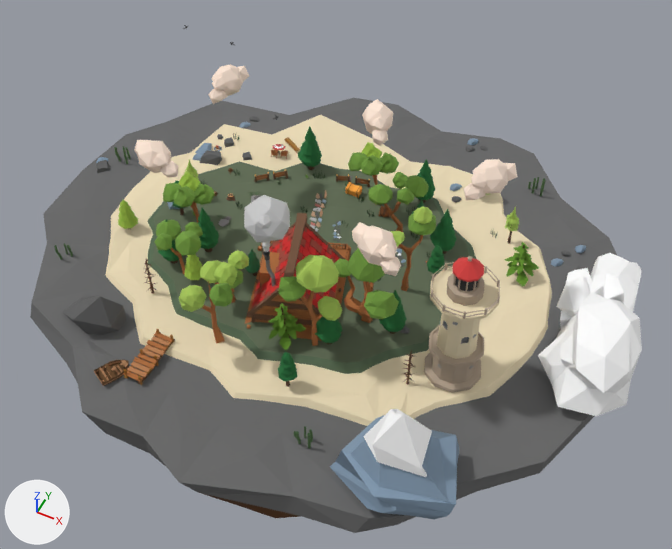
A saved change to the glTF model public/models/island/Floating Port.glb.
Rendered twice from a 50 mm camera at (14.8, -33.0, 40.8) aimed at (0.0, -3.2, 3.6). Arrows for +X, +Y and +Z are at lower left; the lights stay in place. Where no turn or scale is listed for an object, it has been applied to the vertices.
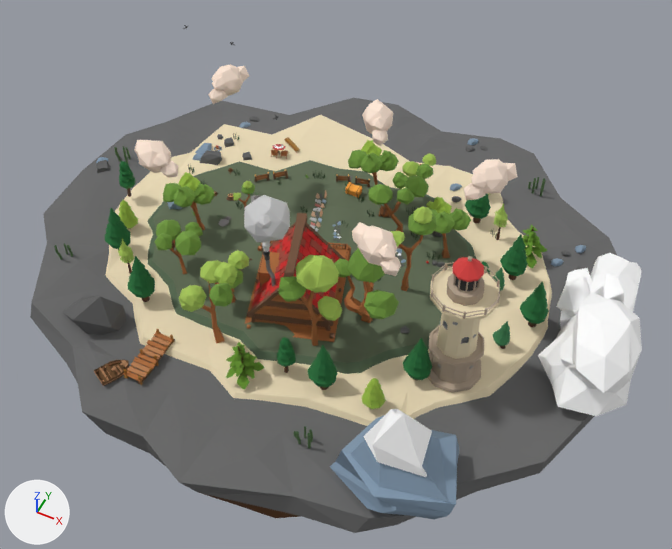
Location of each change, (x1, y1, x2, y2) in pixels of the pictures (672 x 549 px):
'Tree_4 (1)', moved: before (268, 303, 306, 350); after (226, 342, 264, 389)
'Tree_1 (6)', moved: before (430, 209, 457, 254); after (500, 234, 528, 280)
'Tree_1 (5)', moved: before (298, 126, 322, 170); after (520, 282, 549, 327)
'Tree_1', moved: before (315, 316, 342, 344); after (308, 345, 338, 390)
'Tree_1 (2)', moved: before (379, 290, 407, 334); after (403, 338, 433, 380)
'M_Tree 3-1', moved: before (348, 142, 399, 205); after (348, 140, 399, 185)
'Tree_1 (3)', moved: before (198, 207, 219, 252); after (105, 208, 131, 250)
'Tree_4', moved: before (505, 242, 539, 286); after (523, 225, 547, 268)
'M_Tree 3 (1)', added: after (429, 197, 471, 258)
'Tree_1 (4)', moved: before (158, 219, 183, 264); after (128, 256, 155, 302)
'Tree_3', moved: before (184, 254, 202, 280); after (362, 378, 386, 409)
'Tree_1 (1)', moved: before (416, 159, 435, 202); after (465, 194, 491, 223)
'Tree_6 (2)', moved: before (278, 352, 297, 387); after (277, 337, 296, 373)
'M_Tree 2 (1)', added: after (402, 153, 436, 179)
'Tree_5', moved: before (505, 206, 519, 243); after (494, 203, 508, 240)
'Tree_6', moved: before (173, 180, 185, 216); after (119, 161, 135, 197)
'Tree_6 (1)', moved: before (427, 245, 445, 276); after (482, 262, 490, 274)
'Tree_5 (1)', moved: before (184, 160, 199, 180); after (118, 239, 134, 273)
'Tree_2 (1)', moved: before (245, 249, 260, 276); after (492, 267, 505, 291)
'Tree_2', moved: before (411, 200, 425, 214); after (493, 321, 510, 349)
'M_Tree 7 (1)', added: after (233, 180, 255, 208)
'Trunk_1 (1)', deleted: before (402, 350, 415, 384)
'Trunk_1', deleted: before (144, 259, 156, 293)
'M_Tree_4 (1)', added: after (426, 201, 433, 208)

The edits, one by one:
Object 'M_Tree 3-1' (ob_m_tree_3_1) moves from (0.448, 1.015, 5.551) to (0.37, 1.15, 5.58).
Object 'Tree_1' (ob_tree_1) moves from (1.68, -3.064, 2.554) to (2.35, -4.78, 2.47).
Object 'Tree_1 (1)' (ob_tree_1__1) moves from (1.832, 5.133, 2.554) to (4.2, 5.133, 2.554).
Object 'Tree_1 (2)' (ob_tree_1__2) moves from (3.522, -1.618, 2.582) to (5.1, -2.99, 2.38).
Object 'Tree_1 (3)' (ob_tree_1__3) moves from (-4.551, -1.162, 2.624) to (-7.654, -2.607, 2.512).
Object 'Tree_1 (4)' (ob_tree_1__4) moves from (-5.404, -2.277, 2.603) to (-5.404, -4.27, 2.54).
Object 'Tree_1 (5)' (ob_tree_1__5) moves from (-3.177, 4.838, 2.596) to (7.91, 1.07, 2.5).
Object 'Tree_1 (6)' (ob_tree_1__6) moves from (3.649, 2.85, 2.591) to (6.51, 2.85, 2.591).
Object 'Tree_2' (ob_tree_2) moves from (2.281, 3.789, 2.592) to (7.29, -0.41, 2.49).
Object 'Tree_2 (1)' (ob_tree_2__1) moves from (-2.31, -1.452, 2.613) to (6.247, 1.936, 2.449).
Object 'Tree_3' (ob_tree_3) moves from (-4.178, -2.665, 2.593) to (4.23, -4.76, 2.48).
Object 'Tree_4' (ob_tree_4) moves from (6.686, 3.265, 2.379) to (6.686, 4.29, 2.379).
Object 'Tree_4 (1)' (ob_tree_4__1) moves from (0.253, -3.56, 2.685) to (-0.34, -5.52, 2.41).
Object 'Tree_5' (ob_tree_5) moves from (5.775, 4.541, 2.555) to (5.31, 4.541, 2.555).
Object 'Tree_5 (1)' (ob_tree_5__1) moves from (-6.627, 1.15, 2.714) to (-6.627, -3.456, 2.48).
Object 'Tree_6' (ob_tree_6) moves from (-6.469, 0.0109, 2.696) to (-9.03, 0.0109, 2.696).
Object 'Tree_6 (1)' (ob_tree_6__1) moves from (3.934, 1.37, 2.625) to (5.74, 1.37, 2.625).
Object 'Tree_6 (2)' (ob_tree_6__2) moves from (1.256, -5.309, 2.482) to (0.91, -4.78, 2.482).
Object 'Trunk_1' (ob_trunk_1) is deleted.
Object 'Trunk_1 (1)' (ob_trunk_1__1) is deleted.
Object 'M_Tree 7 (1)' (ob_m_tree_7__1) is new; it shows me_m_tree_7.
Its parent is ob_flaotingbase.
Its location is (-5.16, -3.61, 5.43).
Its rotation in degrees is (0.6, -4.2, 91).
Its scale is (0.372, 0.372, 0.372).
Object 'M_Tree_4 (1)' (ob_m_tree_4__1) is new; it shows me_m_tree_4.
Its parent is ob_flaotingbase.
Its location is (3.471, 0.0356, 5.4).
Its rotation in degrees is (1.5, 4.1, 137).
Its scale is (0.276, 0.276, 0.276).
Object 'M_Tree 2 (1)' (ob_m_tree_2__1) is new; it shows me_m_tree_2.
Its parent is ob_flaotingbase.
Its location is (2.17, 2.47, 5.48).
Its rotation in degrees is (3.2, 3.2, 112).
Its scale is (0.535, 0.535, 0.535).
Object 'M_Tree 3 (1)' (ob_m_tree_3__1) is new; it shows me_m_tree_3.
Its parent is ob_flaotingbase.
Its location is (5.22, -1.01, 5.37).
Its rotation in degrees is (-8.8, -9.6, 121).
Its scale is (0.705, 0.705, 0.705).
